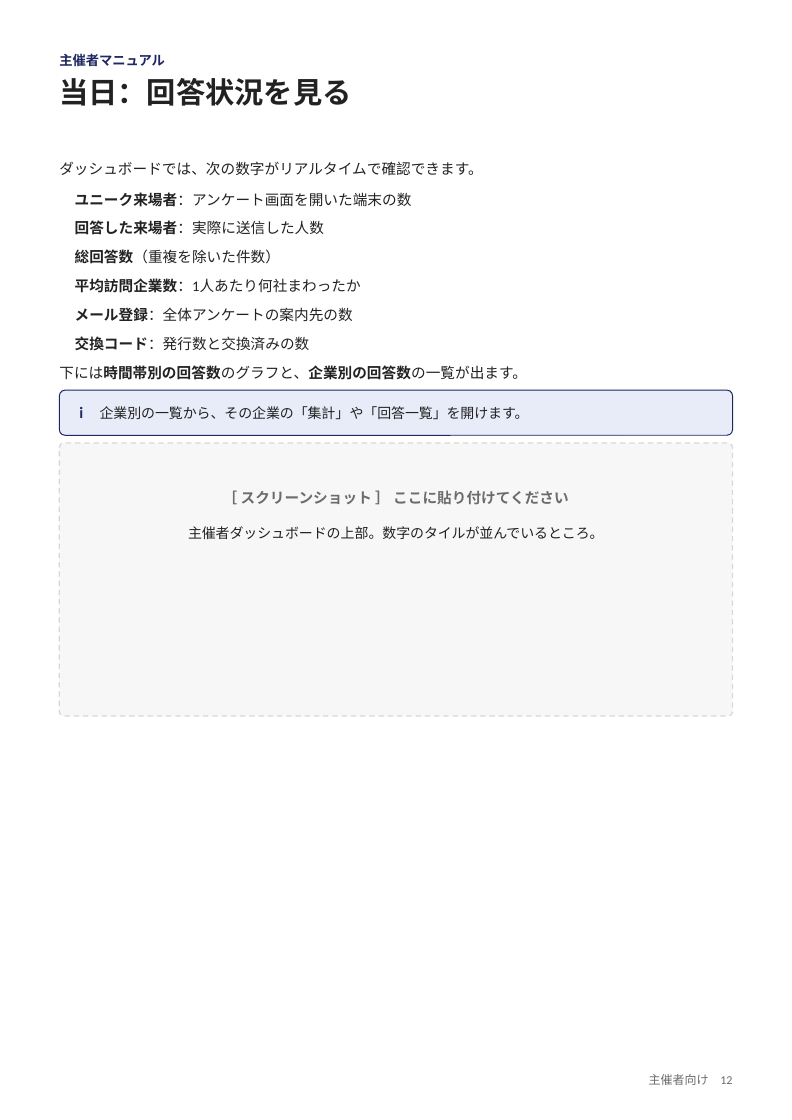
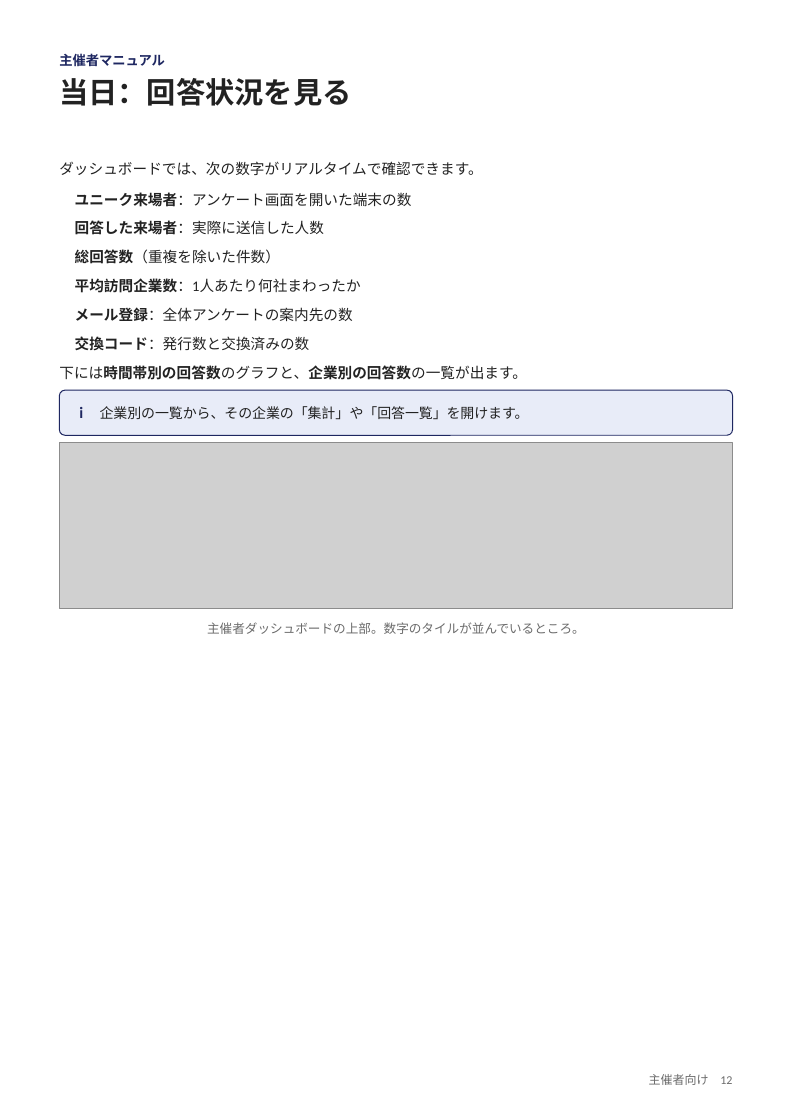
Before and after one commit to nisplus/enque, a slide deck: slide 12 of docs/manual-organizer.pptx. Drawn at 792x1120 pixels with LibreOffice and Linux fonts; fonts in the diff are those of the drawing; grey boxes stand for pictures. Boxes give left, top, right and bottom in pixels: in the first picture for what was removed or moved away, otherwise in the second. Text is boxed around its words. In the diff, an @@ line names an element or a change of style, - is before the commit and + after.

```diff
--- a/docs/manual-organizer.pptx
+++ b/docs/manual-organizer.pptx
@@ rounded rectangle removed at box(59, 442, 733, 715) @@
@@ picture added at box(59, 442, 733, 608) @@
@@ text removed at box(241, 490, 569, 505) @@
-［ スクリーンショット ］ ここに貼り付けてください
@@ text "主催者ダッシュボードの上部。数字のタイルが並んでいるところ。": place and size @@
-text "主催者ダッシュボードの上部。数字のタイルが並んでいるところ。" at box(188, 526, 604, 539)
+text "主催者ダッシュボードの上部。数字のタイルが並んでいるところ。" at box(207, 622, 585, 634)
@@ text "主催者ダッシュボードの上部。数字のタイルが並んでいるところ。" at box(207, 622, 585, 634): size 10.5 to 9.5 pt, text colour #222222 to #6B6B6B; line spacing 1.2 to 1; vertical alignment top to middle @@
```
Also in this commit, not shown: 14 other slides changed, 36 other files.
